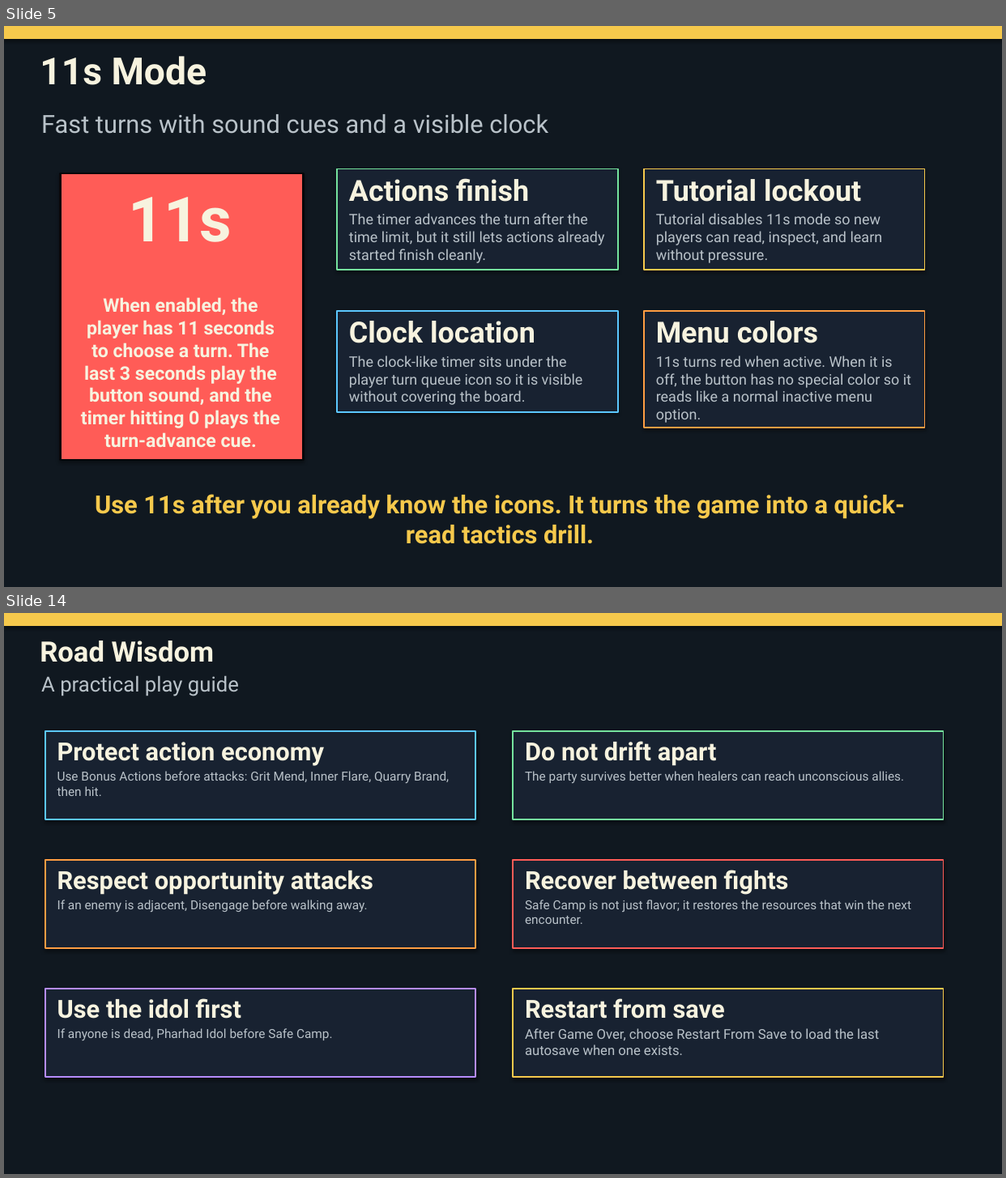
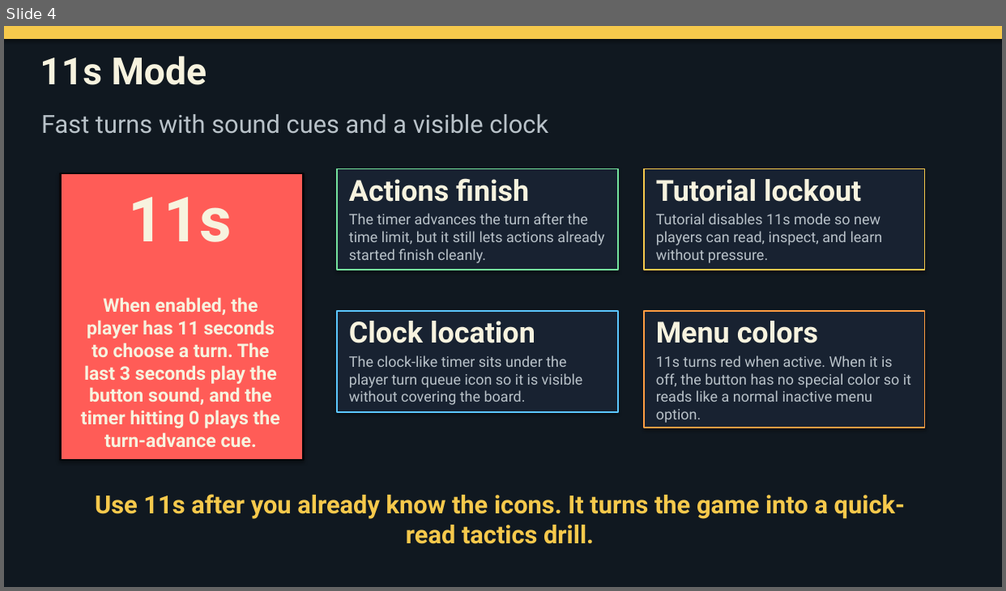
Before and after one commit to teymurianstudios/teymurian-studios, a slide deck: Pharhad_Road_Manual.pptx. Shown one above the other, each under a label of ours: slides 5 and 14 before the commit, slide 4 after it; the slides between them are not shown. The pictures are 1006x1178 and 1006x591 pixels, drawn with LibreOffice and Linux fonts; fonts in the diff are those of the drawing. Boxes give left, top, right and bottom in pixels: in the first picture for what was removed or moved away, otherwise in the second. Text is boxed around its words. In the diff, an @@ line names an element or a change of style, - is before the commit and + after.

```diff
--- a/Pharhad_Road_Manual.pptx
+++ b/Pharhad_Road_Manual.pptx
@@ slide 14 removed at <box>4,613,1002,1174</box>, background #101820 @@
@@ rectangle removed at <box>4,613,1002,1174</box> @@
@@ rectangle removed at <box>4,613,1002,626</box> @@
@@ text removed at <box>40,641,214,662</box> @@
-Road Wisdom
@@ text removed at <box>41,675,239,696</box> @@
-A practical play guide
@@ rectangle removed at <box>45,731,475,820</box> @@
@@ rectangle removed at <box>513,731,944,820</box> @@
@@ text removed at <box>57,742,324,766</box> @@
-Protect action economy
@@ text removed at <box>525,741,717,766</box> @@
-Do not drift apart
@@ text removed at <box>57,771,449,796</box> @@
-Use Bonus Actions before attacks: Grit Mend, Inner Flare, Quarry Brand, then hit.
@@ text removed at <box>525,771,904,783</box> @@
-The party survives better when healers can reach unconscious allies.
@@ rectangle removed at <box>45,860,475,948</box> @@
@@ text removed at <box>57,871,373,895</box> @@
-Respect opportunity attacks
@@ rectangle removed at <box>513,860,944,948</box> @@
@@ text removed at <box>525,870,789,895</box> @@
-Recover between fights
@@ text removed at <box>57,900,368,912</box> @@
-If an enemy is adjacent, Disengage before walking away.
@@ text removed at <box>525,900,911,924</box> @@
-Safe Camp is not just flavor; it restores the resources that win the next encounter.
@@ rectangle removed at <box>45,989,475,1077</box> @@
@@ text removed at <box>57,999,241,1019</box> @@
-Use the idol first
@@ rectangle removed at <box>513,989,944,1077</box> @@
@@ text removed at <box>525,999,725,1019</box> @@
-Restart from save
@@ text removed at <box>57,1029,333,1041</box> @@
-If anyone is dead, Pharhad Idol before Safe Camp.
@@ text removed at <box>525,1029,879,1055</box> @@
-After Game Over, choose Restart From Save to load the last autosave when one exists.
@@ what was slide 5 is now slide 4 @@
```
Also in this commit, not shown: 2 slides changed, 1 slide added, 10 other slides removed, 1 other file.
